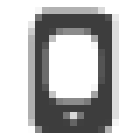
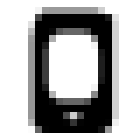
Layer changes from the first 140x140 image to the second:
added group "swap_m_btn_desk" with 3 layers above "swap_d_btn" over left=28, top=7, right=119, bottom=133
added layer "形狀 2" (1st of 2, in "swap_m_btn_desk") in group "swap_m_btn_desk" over left=42, top=28, right=105, bottom=105
added layer "形狀 4" (1st of 2, in "swap_m_btn_desk") in group "swap_m_btn_desk" over left=63, top=112, right=84, bottom=126
added layer "形狀 1" (1st of 2, in "swap_m_btn_desk") in group "swap_m_btn_desk" over left=28, top=7, right=119, bottom=133
hid group "swap_m_btn" (3 layers) over left=28, top=7, right=119, bottom=133
